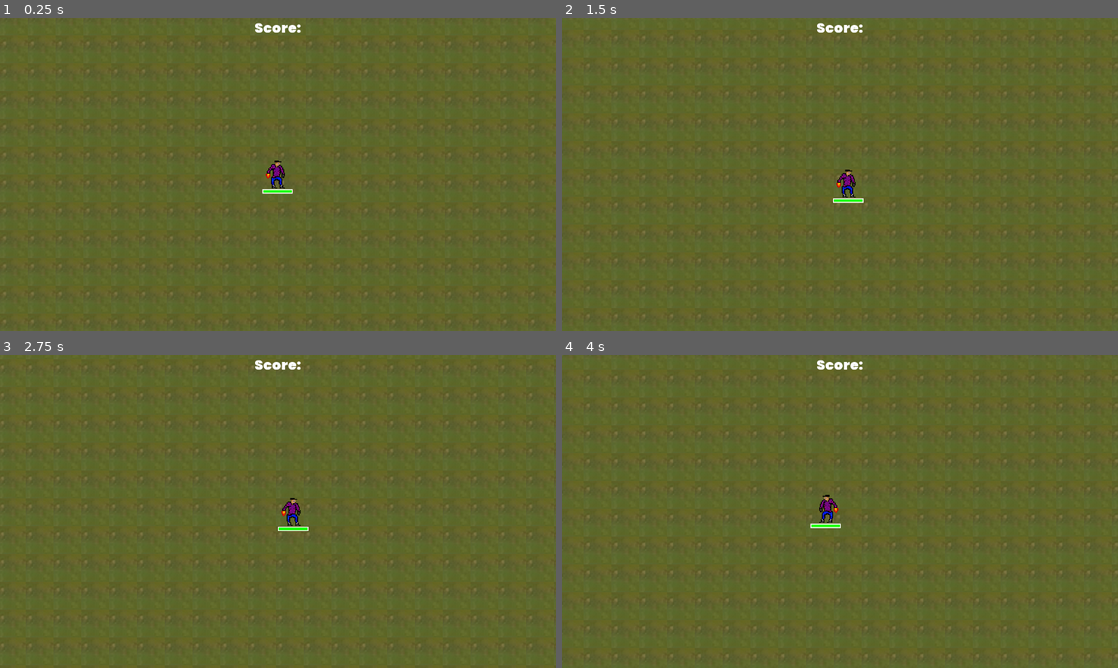
Above: before the commit, frames 1-4 (two rows, left to right).
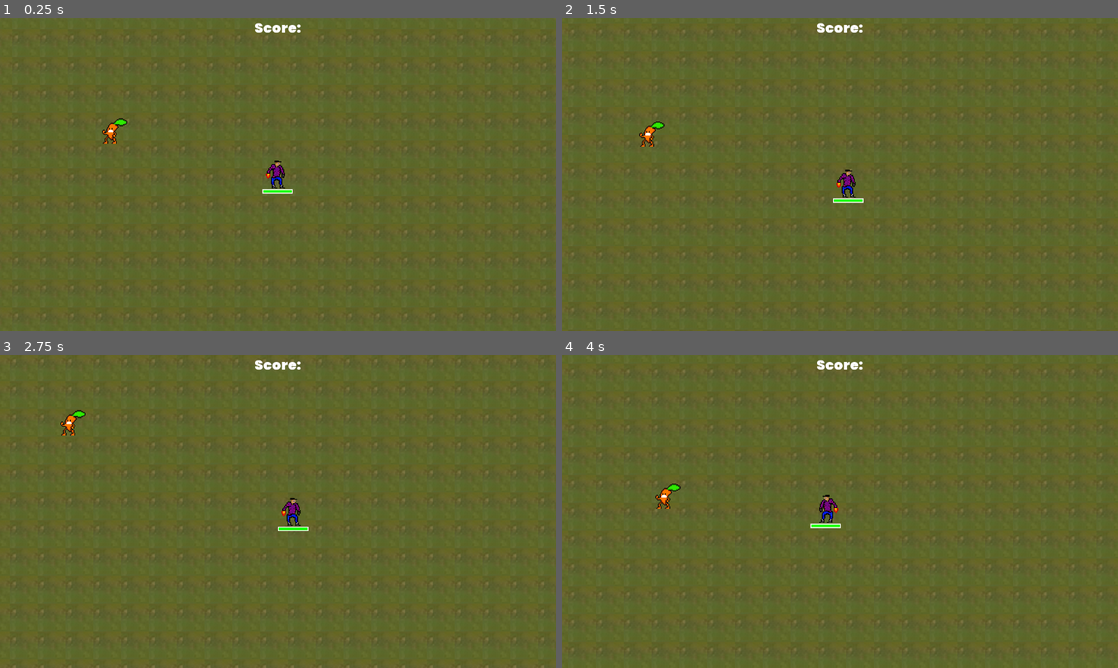
Above: after the commit, the same moments.

Repository: RM35/vigilant-octo-doodle
Game: Godot game, scene res://scenes/world/world.tscn
Two runs of this game, one before a commit and one after it. Both use one fixed random seed, a clock stepped at 60 frames per second and the inputs below.
Inputs:
- Up to frame 1 (0.25 s): no input
- Up to frame 2 (1.5 s): hold D (right) 0.53-1.28 s; hold S (down) from 1.28 s (still down)
- Up to frame 3 (2.75 s): release S (down) at 2.03 s; hold D (right) from 2.03 s (still down)
- Up to frame 4 (4 s): release D (right) at 2.78 s; hold W (up) 2.78-3.53 s; hold A (left) from 3.53 s (still down)

The runs differ from the first frame. In frame 1, 1.0% of the frame differs, in the area x 0-99%, y 5-98%; in frame 2, 0.8%; in frame 3, 0.9%; in frame 4, 1.0%, in the area x 1-100%, y 4-97%.

Commit message:
feat: Add base for firebase usage via HTTPS

Diff:
--- /dev/null
+++ b/scenes/enemy/enemy.gd
@@ -0,0 +1,24 @@
+extends KinematicBody2D
+
+const SPEED = 35
+const KNOCKBACK_AMOUNT = -20
+
+onready var player = get_node("../Player")
+var velocity = Vector2.ZERO
+var knock_back = false
+var knockbackable = true
+
+func _physics_process(delta):
+	velocity = Vector2.ZERO
+	velocity = global_position.direction_to(player.position) * SPEED
+	if knock_back && knockbackable:
+		move_and_slide(KNOCKBACK_AMOUNT * velocity)
+		knock_back = false
+	else:
+		move_and_slide(velocity)
+		handle_collisions()
+
+func handle_collisions():
+	for i in get_slide_count():
+		var collision = get_slide_collision(i)
+		print("Collision with: ", collision.collider.name)
--- /dev/null
+++ b/scenes/enemy/enemy.tscn
@@ -0,0 +1,18 @@
+[gd_scene load_steps=4 format=2]
+
+[ext_resource path="res://scenes/enemy/textures/carot.png" type="Texture" id=1]
+[ext_resource path="res://scenes/enemy/enemy.gd" type="Script" id=2]
+
+[sub_resource type="CircleShape2D" id=1]
+radius = 13.0384
+
+[node name="Enemy" type="KinematicBody2D"]
+script = ExtResource( 2 )
+
+[node name="CollisionShape2D" type="CollisionShape2D" parent="."]
+shape = SubResource( 1 )
+
+[node name="Sprite" type="Sprite" parent="."]
+texture = ExtResource( 1 )
+
+[node name="AudioStreamPlayer2D" type="AudioStreamPlayer2D" parent="."]
--- /dev/null
+++ b/scenes/firebase/firebase.gd
@@ -0,0 +1,44 @@
+extends Node
+
+var API_KEY
+var FIREBASE_TOKEN
+var REFRESH_TOKEN
+
+func _ready():
+	get_api_from_env()
+	get_token()
+
+func get_api_from_env():
+	var file = File.new()
+	file.open("env.json", File.READ)
+	var env = parse_json(file.get_as_text())
+	API_KEY = env['firestore_api']
+	file.close()
+
+func get_data():
+	var http = HTTPRequest.new()
+	add_child(http)
+	var header := ["Authorization: Bearer " + FIREBASE_TOKEN]
+	http.connect("request_completed", self, "response_data")
+	http.request("https://firestore.googleapis.com/v1/projects/vigilante-doodle/databases/(default)/documents/scores", header, false, HTTPClient.METHOD_GET)
+
+
+func get_token():
+	var http = HTTPRequest.new()
+	add_child(http)
+	var body := {"returnSecureToken": true }
+	http.connect("request_completed", self, "response_token")
+	http.request("https://identitytoolkit.googleapis.com/v1/accounts:signUp?key=" + API_KEY, [], false, HTTPClient.METHOD_POST, to_json(body))
+
+
+func response_token(result, response_code, headers, body):
+	var json = JSON.parse(body.get_string_from_utf8()).result
+	print(json['idToken'])
+	FIREBASE_TOKEN = json['idToken']
+	print(response_code)
+	get_data()
+
+func response_data(result, response_code, headers, body):
+	var json = JSON.parse(body.get_string_from_utf8())
+	print(json.result)
+	print(response_code)
--- /dev/null
+++ b/scenes/firebase/firebase.tscn
@@ -0,0 +1,6 @@
+[gd_scene load_steps=2 format=2]
+
+[ext_resource path="res://scenes/firebase/firebase.gd" type="Script" id=1]
+
+[node name="testfirebase" type="Node"]
+script = ExtResource( 1 )
--- a/scenes/player/player.gd
+++ b/scenes/player/player.gd
@@ -17,9 +17,7 @@
 	else:
 		apply_movement(axis * ACCELERATION * delta)
 	motion = move_and_slide(motion)
-	for i in get_slide_count():
-		var collision = get_slide_collision(i)
-		print("Collision with: ", collision.collider.name)
+	handle_collisions()
 
 func get_input_axis():
 	var axis = Vector2.ZERO
@@ -39,3 +37,8 @@
 
 func _process(delta):
 	$Health/CC/PB.value = health
+
+func handle_collisions():
+	for i in get_slide_count():
+		var collision = get_slide_collision(i)
+		print("Collision with: ", collision.collider.name)
--- a/scenes/world/world.tscn
+++ b/scenes/world/world.tscn
@@ -1,9 +1,10 @@
-[gd_scene load_steps=6 format=2]
+[gd_scene load_steps=7 format=2]
 
 [ext_resource path="res://scenes/world/TM.gd" type="Script" id=1]
 [ext_resource path="res://scenes/world/textures/grass.png" type="Texture" id=2]
 [ext_resource path="res://scenes/player/player.tscn" type="PackedScene" id=3]
 [ext_resource path="res://scenes/hud/hud.tscn" type="PackedScene" id=4]
+[ext_resource path="res://scenes/enemy/enemy.tscn" type="PackedScene" id=5]
 
 [sub_resource type="TileSet" id=1]
 0/name = "grass.png 0"
@@ -30,5 +31,9 @@
 script = ExtResource( 1 )
 
 [node name="Player" parent="." instance=ExtResource( 3 )]
+position = Vector2( 402, 167 )
+
+[node name="Enemy" parent="." instance=ExtResource( 5 )]
+position = Vector2( 204, 113 )
 
 [node name="HUD" parent="." instance=ExtResource( 4 )]
Binary file added: scenes/enemy/textures/carot.png
Not shown, added: scenes/enemy/textures/carot.png.import
Binary file added: scenes/enemy/textures/corgi.png
Not shown, added: scenes/enemy/textures/corgi.png.import
Binary file added: scenes/enemy/textures/dan.png
Not shown, added: scenes/enemy/textures/dan.png.import
Binary file added: scenes/enemy/textures/ghost_tail.png
Not shown, added: scenes/enemy/textures/ghost_tail.png.import
Binary file added: scenes/enemy/textures/sas.png
Not shown, added: scenes/enemy/textures/sas.png.import
Binary file added: scenes/enemy/textures/slimer.png
Not shown, added: scenes/enemy/textures/slimer.png.import
(and 3 more such lines)
